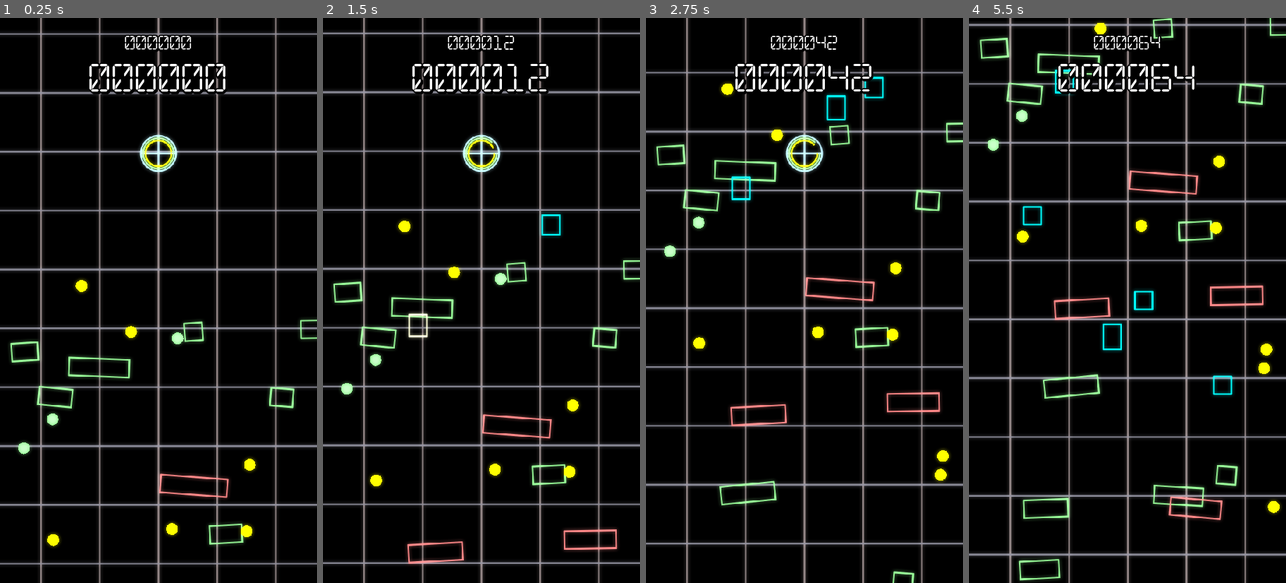
Above: before the commit, frames 1-4 (left to right).
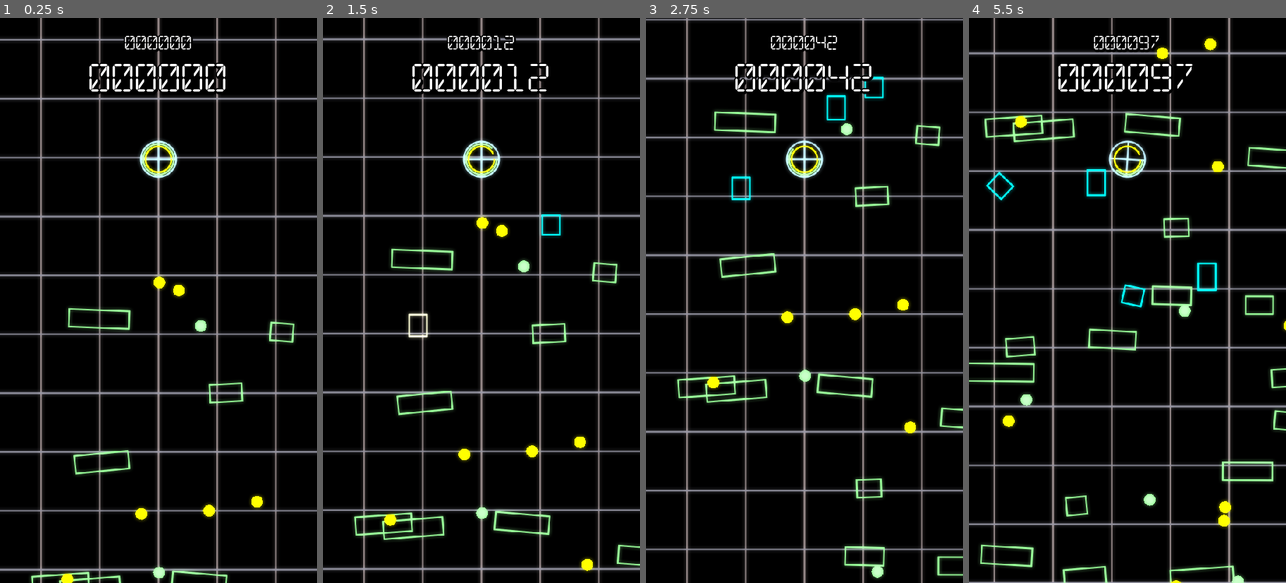
Above: after the commit, the same moments.

Repository: SmBe19/LD48
Game: Godot game, scene res://scn/Root.tscn
The game is run twice, just before and just after one commit, with the same random seed, the same clock (stepped at 60 frames per second) and the same inputs.
Inputs (mouse positions are in pixels of both pictures, inside the frame that each line leads up to):
- Up to frame 1 (0.25 s): no input
- Up to frame 2 (1.5 s): move the mouse to (551, 272) at 0.52 s; click (551, 272) at 0.67 s; move the mouse to (418, 328) at 1.27 s; click (418, 328) at 1.42 s
- Up to frame 3 (2.75 s): move the mouse to (836, 176) at 2.02 s; click (836, 176) at 2.17 s
- Up to frame 4 (5.5 s): move the mouse to (1111, 413) at 2.77 s; click (1111, 413) at 2.92 s; move the mouse to (1222, 385) at 3.52 s; click (1222, 385) at 3.67 s; move the mouse to (1032, 215) at 4.27 s; click (1032, 215) at 4.42 s; move the mouse to (1143, 300) at 5.02 s; click (1143, 300) at 5.17 s

The runs differ from the first frame. In frame 1, 14% of the frame differs, in the area x 0-100%, y 2-100%; in frame 2, 16%; in frame 3, 16%; in frame 4, 28%, in the area x 0-100%, y 0-100%.

Commit message:
fix startposition

Diff:
--- a/src/Background.gd
+++ b/src/Background.gd
@@ -1,7 +1,7 @@
 extends Node2D
 
-var xcount = 50
-var ycount = 50
+var xcount = 100
+var ycount = 100
 var distance = 100
 
 func _draw():
@@ -20,5 +20,5 @@
 func _process(delta):
 	timer -= delta
 	if timer < 0:
-		timer = 5
+		timer = 10
 		update()
--- a/src/MainCamera.gd
+++ b/src/MainCamera.gd
@@ -1,8 +1,17 @@
 extends Camera2D
 
-const camoffset = Vector2(0, 250)
+var camoffset = Vector2(0, 250)
 var shake_duration = 0.0
 var rng = RandomNumberGenerator.new()
+
+func _ready():
+	var rs = $"/root".size
+	var orig = Vector2(540, 960)
+	var prop = rs / orig
+	var height = orig.y
+	if prop.y > prop.x:
+		height = rs.y / prop.x
+	camoffset = Vector2(0, height * 0.25)
 
 func _process(delta):
 	position = $"../Player".position + camoffset
--- a/src/Obstacles.gd
+++ b/src/Obstacles.gd
@@ -5,8 +5,8 @@
 const rectup = preload("res://scn/RectUp.tscn")
 var rng = RandomNumberGenerator.new()
 
-var last_height = -1800
-var precreate = 2000
+var last_height = -800
+var precreate = 1000
 var obst_per_height = 0.05
 var time_per_height = 0.03
 var rect_per_height = 0.015
@@ -58,8 +58,7 @@
 
 func get_mouse_pos():
 	var gmp = $"/root/Root/Score".get_global_mouse_position()
-	var corrected = gmp - get_viewport().canvas_transform.origin
-	print(get_viewport().canvas_transform.origin)
+	var corrected = gmp - get_canvas_transform().origin
 	return corrected
 
 func place_mouse_rect():
